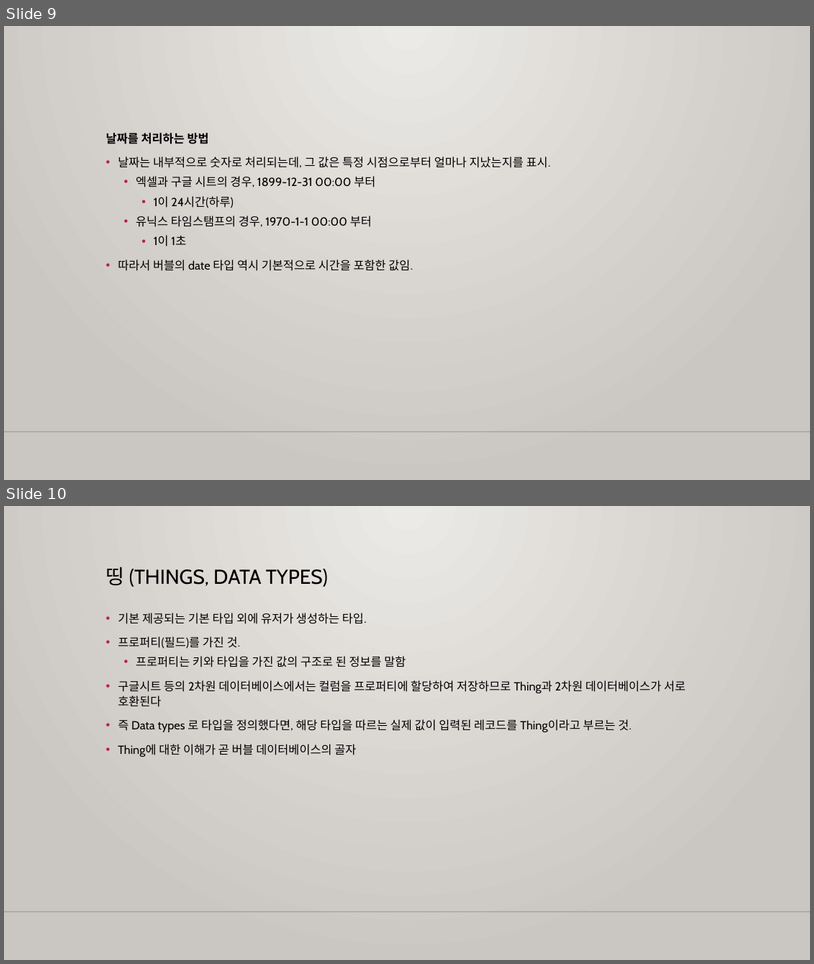
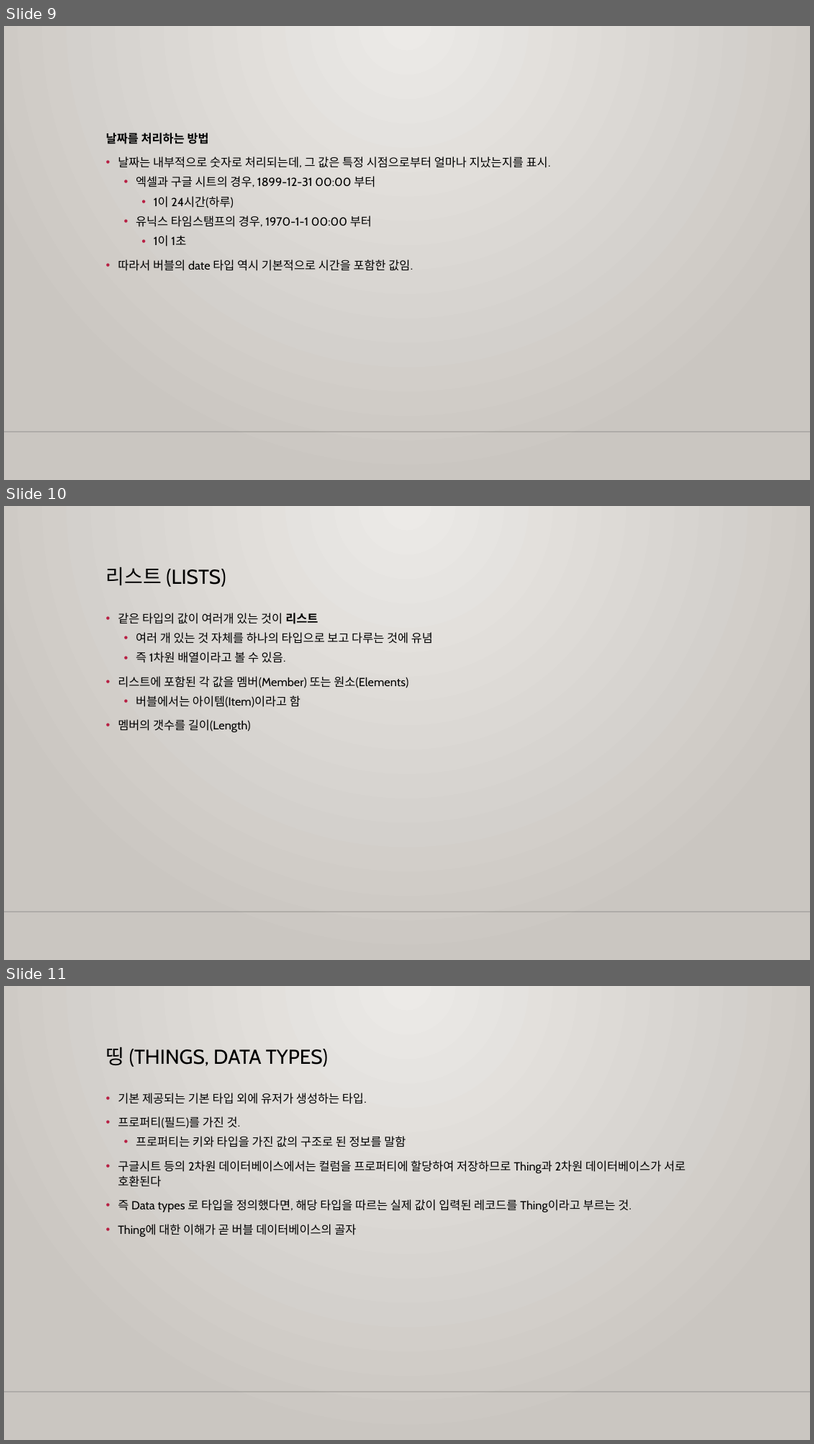
Before and after one commit to m00nlygreat/obsidian-vault, a slide deck: 노코드 엔지니어링/노코드 최강자 버블.pptx. Shown one above the other, each under a label of ours: slides 9 and 10 before the commit, slides 9, 10 and 11 after it. The pictures are 814x964 and 814x1444 pixels, drawn with LibreOffice and Linux fonts; fonts in the diff are those of the drawing; background and template pictures are left out. Boxes give left, top, right and bottom in pixels: in the first picture for what was removed or moved away, otherwise in the second. Text is boxed around its words. In the diff, an @@ line names an element or a change of style, - is before the commit and + after.

Commit message:
백업 완료: 2023-11-27 05:59:40
Affected files:
노코드 엔지니어링/노코드 최강자 버블.md
노코드 엔지니어링/노코드 최강자 버블.pptx

```diff
--- a/노코드 엔지니어링/노코드 최강자 버블.pptx
+++ b/노코드 엔지니어링/노코드 최강자 버블.pptx
@@ slide 10 added at <box>4,506,810,960</box>, background gradient #ECEAE7 to #CAC7C1; not listed: 1 template element that a slide beside it also shows @@
@@ title added at <box>106,567,226,587</box>, 24 pt, text #000000 @@
+리스트 (LISTS)
@@ text added at <box>118,613,433,732</box>, 14 pt, text #000000 @@
+• 같은 타입의 값이 여러개 있는 것이 리스트
+  • 여러 개 있는 것 자체를 하나의 타입으로 보고 다루는 것에 유념
+  • 즉 1차원 배열이라고 볼 수 있음.
+• 리스트에 포함된 각 값을 멤버(Member) 또는 원소(Elements)
+  • 버블에서는 아이템(Item)이라고 함
+• 멤버의 갯수를 길이(Length)
@@ what was slide 10 is now slide 11 @@
```
Also in this commit, not shown: 5 other slides added, 1 other file.
